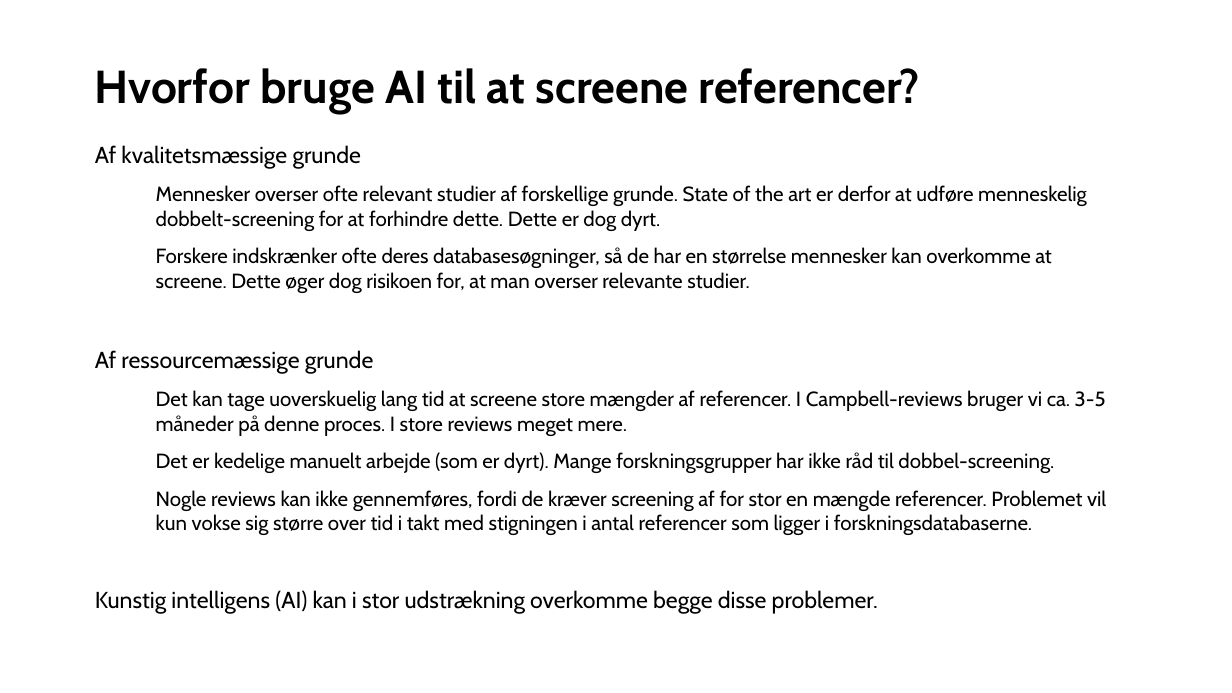
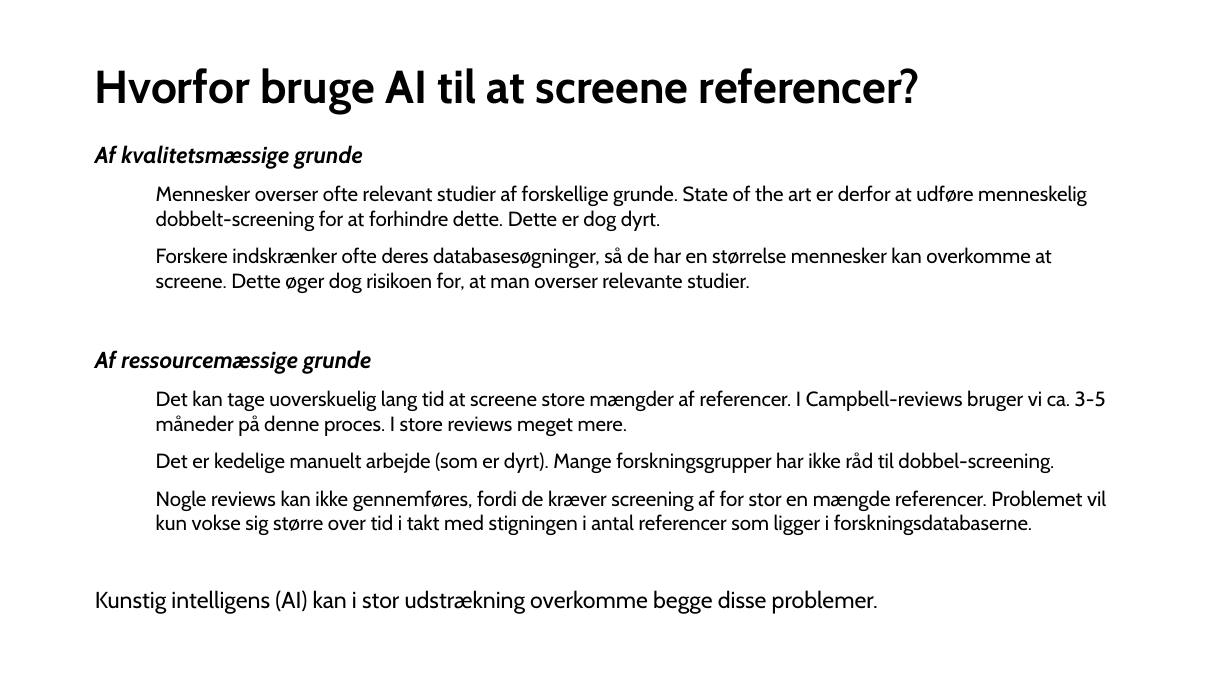
Before and after one commit to MikkelVembye/SR-Network-Presentation, a slide deck: slide 3 of Brug af GPT API modeller til at screene.pptx. Drawn at 1232x693 pixels with LibreOffice and Linux fonts; fonts in the diff are those of the drawing; background and template pictures are left out. Boxes give left, top, right and bottom in pixels: in the first picture for what was removed or moved away, otherwise in the second. Text is boxed around its words. In the diff, an @@ line names an element or a change of style, - is before the commit and + after.

```diff
--- a/Brug af GPT API modeller til at screene.pptx
+++ b/Brug af GPT API modeller til at screene.pptx
@@ text at <box>95,145,371,374</box>: bold on, italic on in "Af kvalitetsmæssige grunde", "Af ressourcemæssige grunde" @@
```
Also in this commit, not shown: 1 other slide changed, 11 other files.
